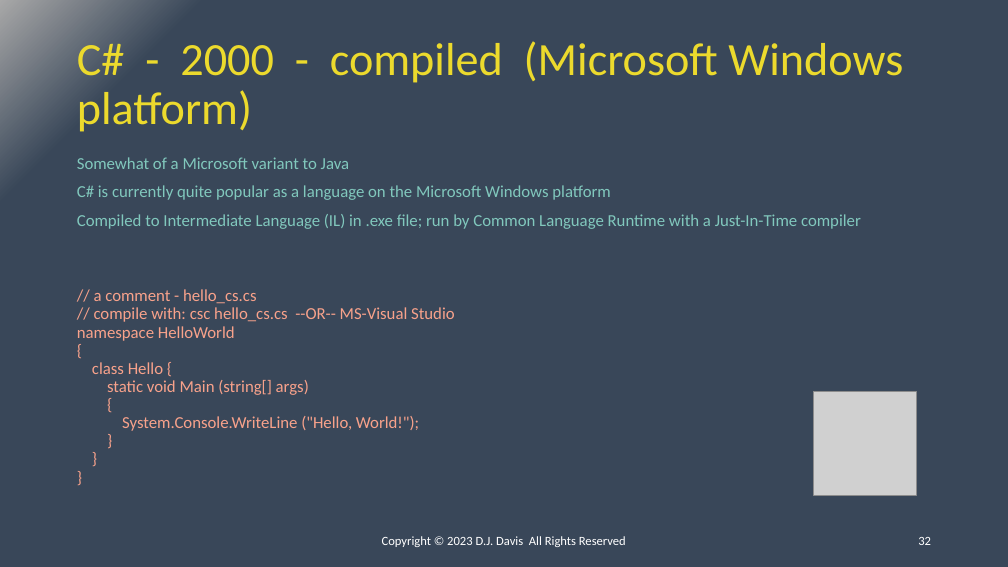
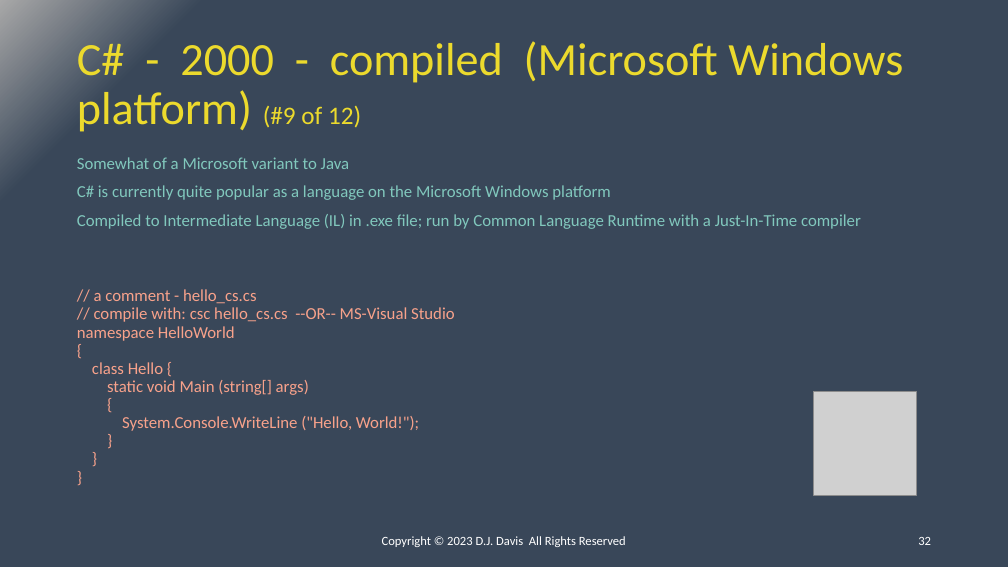
Before and after one commit to ipv3/DC31-BIC, a slide deck: slide 32 of Presentation.pptx. Drawn at 1008x567 pixels with LibreOffice and Linux fonts; fonts in the diff are those of the drawing; grey boxes stand for pictures. Boxes give left, top, right and bottom in pixels: in the first picture for what was removed or moved away, otherwise in the second. Text is boxed around its words. In the diff, an @@ line names an element or a change of style, - is before the commit and + after.

```diff
--- a/Presentation.pptx
+++ b/Presentation.pptx
@@ title at [77,41,903,132]: text changed @@
-C# - 2000 - compiled (Microsoft Windows platform)
+C# - 2000 - compiled (Microsoft Windows platform) (#9 of 12)
```
Also in this commit, not shown: 11 other slides changed, 1 other file.
